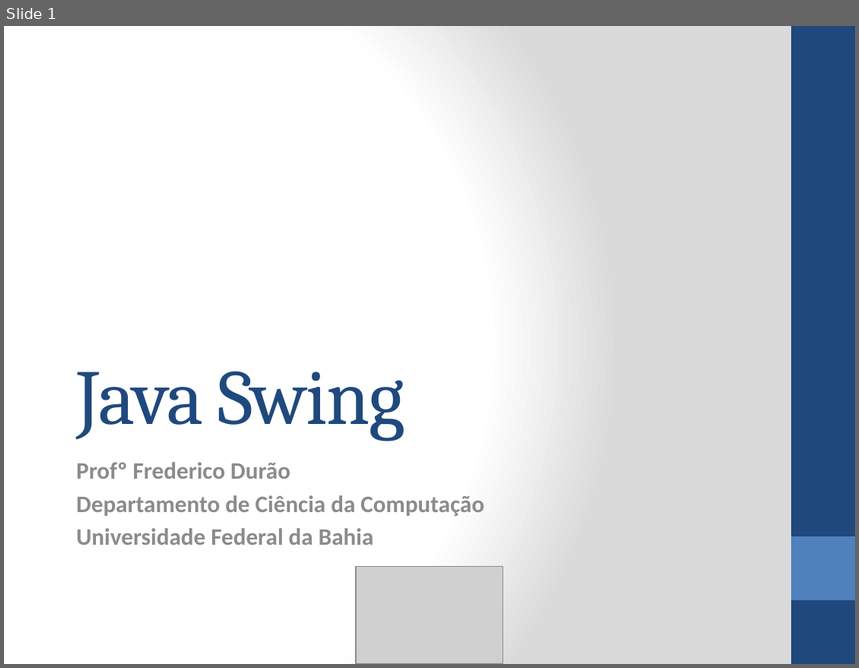
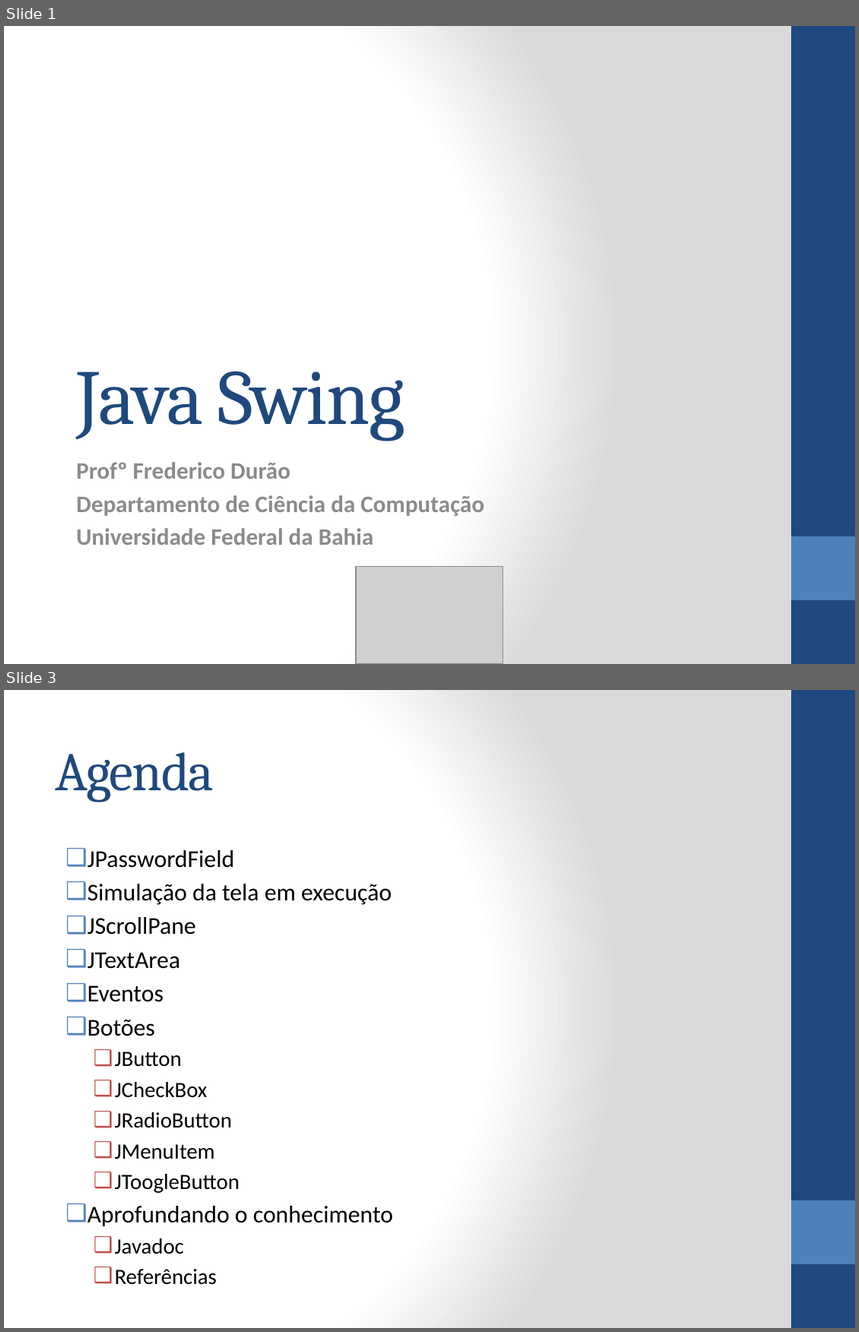
Before and after one commit to tiagogoncalves/dcc_ufba_mata55_monitoria_2014_1, a slide deck: slides/slide-swing/versão ppt/Java Swing.pptx. Shown one above the other, each under a label of ours: slide 1 before the commit, slides 1 and 3 after it; the slides between them are not shown. The pictures are 859x668 and 859x1332 pixels, drawn with LibreOffice and Linux fonts; fonts in the diff are those of the drawing; grey boxes stand for pictures. Boxes give left, top, right and bottom in pixels: in the first picture for what was removed or moved away, otherwise in the second. Text is boxed around its words. In the diff, an @@ line names an element or a change of style, - is before the commit and + after.

```diff
--- a/slides/slide-swing/versão ppt/Java Swing.pptx
+++ b/slides/slide-swing/versão ppt/Java Swing.pptx
@@ slide 3 added at (x1=4, y1=690, x2=855, y2=1328), background gradient #FFFFFF to #DADADA; not listed: 2 template elements that a slide beside it also shows @@
@@ title added at (x1=55, y1=752, x2=214, y2=802), 46 pt, text #1F497D @@
+Agenda
@@ text added at (x1=88, y1=850, x2=393, y2=1285), 20.4 pt, text #000000 @@
+❑ JPasswordField
+❑ Simulação da tela em execução
+❑ JScrollPane
+❑ JTextArea
+❑ Eventos
+❑ Botões
+  ❑ JButton
+  ❑ JCheckBox
+  ❑ JRadioButton
+  ❑ JMenuItem
+  ❑ JToogleButton
+❑ Aprofundando o conhecimento
+  ❑ Javadoc
+  ❑ Referências
```
Also in this commit, not shown: 52 other slides added, 2 slides removed, 3 other files.
